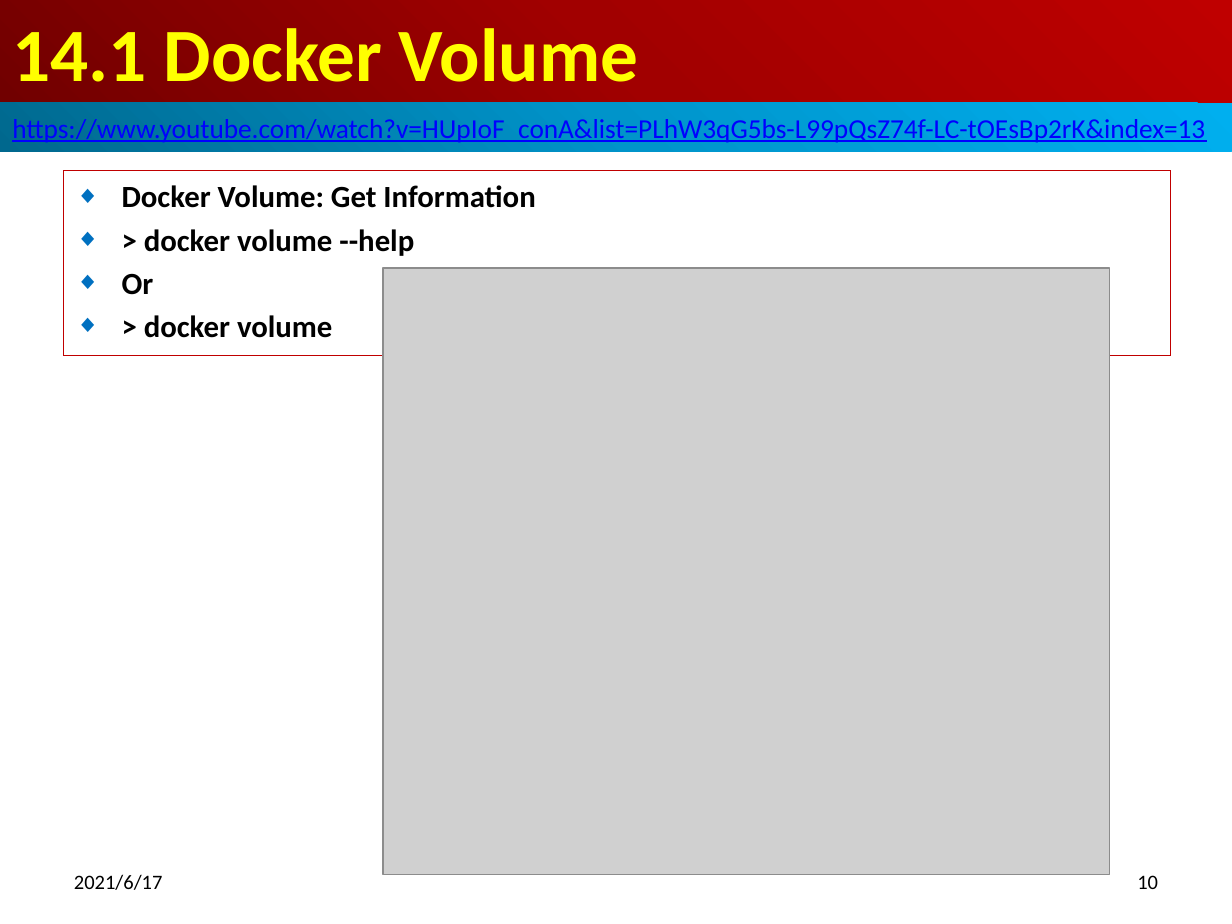
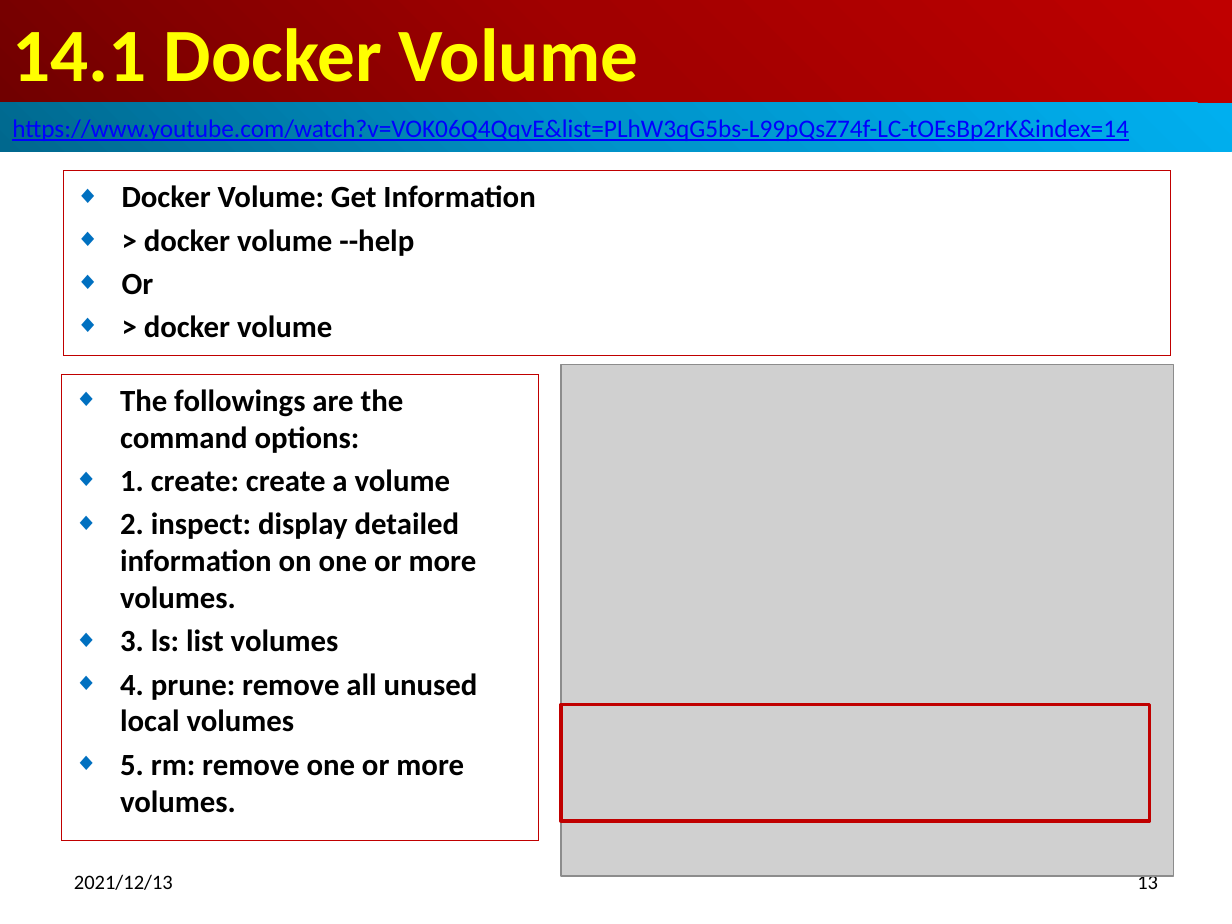
Before and after one commit to peterhchen/800-Docker, a slide deck: slide 13 of 14_DockerVolume.pptx (slide 10 before the commit). Drawn at 1232x924 pixels with LibreOffice and Linux fonts; fonts in the diff are those of the drawing; grey boxes stand for pictures. Boxes give left, top, right and bottom in pixels: in the first picture for what was removed or moved away, otherwise in the second. Text is boxed around its words. In the diff, an @@ line names an element or a change of style, - is before the commit and + after.

```diff
--- a/14_DockerVolume.pptx
+++ b/14_DockerVolume.pptx
@@ text in rectangle at [12,116,1129,143]: text changed; size 16 to 14.8 pt @@
-https://www.youtube.com/watch?v=HUpIoF_conA&list=PLhW3qG5bs-L99pQsZ74f-LC-tOEsBp2rK&index=13
+https://www.youtube.com/watch?v=VOK06Q4QqvE&list=PLhW3qG5bs-L99pQsZ74f-LC-tOEsBp2rK&index=14
@@ rectangle added at [62,375,538,840], outline #C00000 0.75 pt, 18 pt, text #000000, bold @@
+◆ The followings are the command options:
+◆ 1. create: create a volume
+◆ 2. inspect: display detailed information on one or more volumes.
+◆ 3. ls: list volumes
+◆ 4. prune: remove all unused local volumes
+◆ 5. rm: remove one or more volumes.
@@ picture: place and size @@
-picture at [383,269,1110,875]
+picture at [561,365,1173,876]
@@ rectangle added at [561,705,1149,821], outline #C00000 2 pt @@
@@ text at [74,874,173,890]: text changed @@
-2021/6/17
+2021/12/13
@@ page number at [1137,872,1158,889]: text changed @@
-10
+13
```
Also in this commit, not shown: 47 other slides changed, 3 slides added, 1 slide removed, 2 other files.
